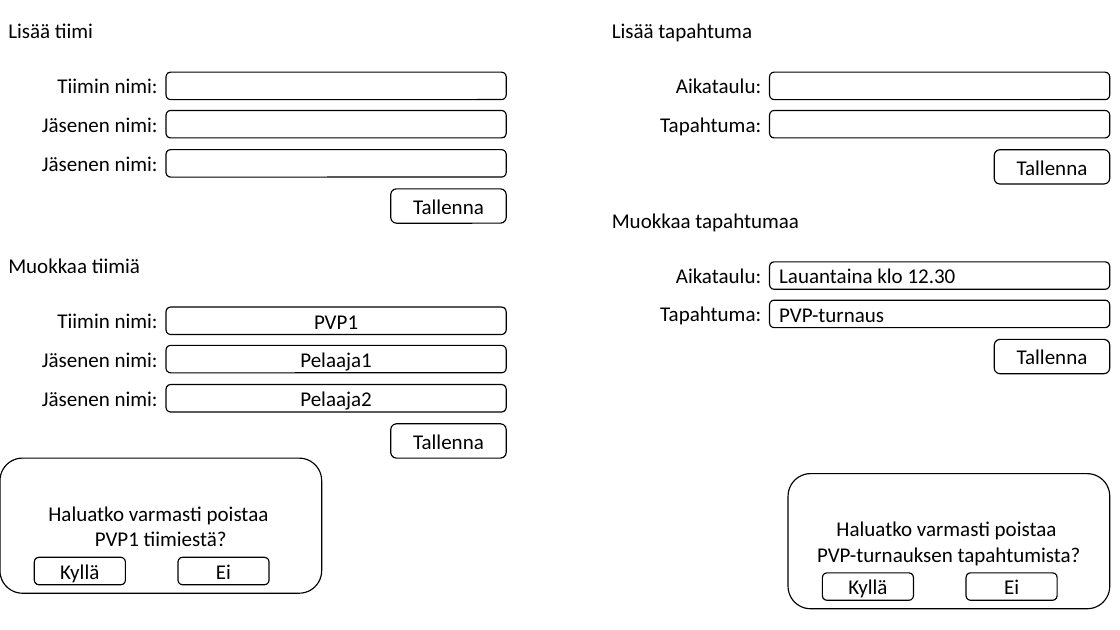
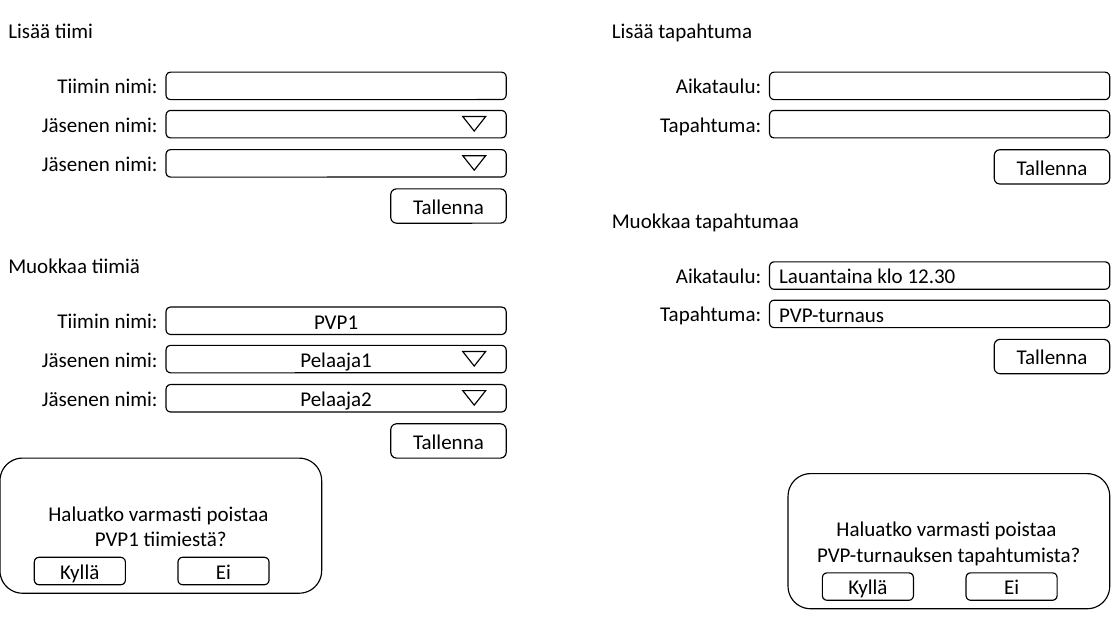
Before and after one commit to Elinja94/leena, a slide deck: slide 3 of Lanit/Toiminnallinen määrittely/näyttömallit.pptx. Drawn at 1120x630 pixels with LibreOffice and Linux fonts; fonts in the diff are those of the drawing. Boxes give left, top, right and bottom in pixels: in the first picture for what was removed or moved away, otherwise in the second. Text is boxed around its words. In the diff, an @@ line names an element or a change of style, - is before the commit and + after.

```diff
--- a/Lanit/Toiminnallinen määrittely/näyttömallit.pptx
+++ b/Lanit/Toiminnallinen määrittely/näyttömallit.pptx
@@ triangle added at (463, 117, 486, 131), fill #FFFFFF, outline #000000 1 pt @@
@@ triangle added at (463, 155, 486, 170), fill #FFFFFF, outline #000000 1 pt @@
@@ triangle added at (463, 352, 486, 366), fill #FFFFFF, outline #000000 1 pt @@
@@ triangle added at (463, 391, 486, 405), fill #FFFFFF, outline #000000 1 pt @@
```
Also in this commit, not shown: 8 other files.
